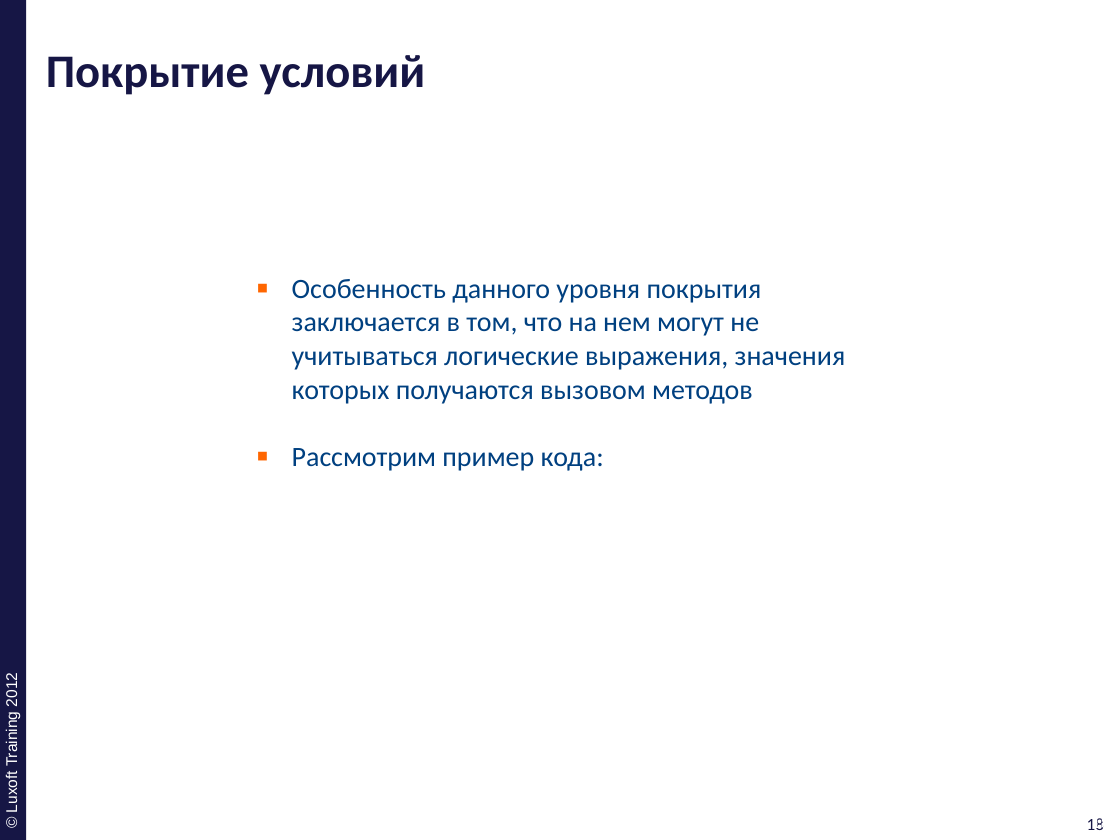
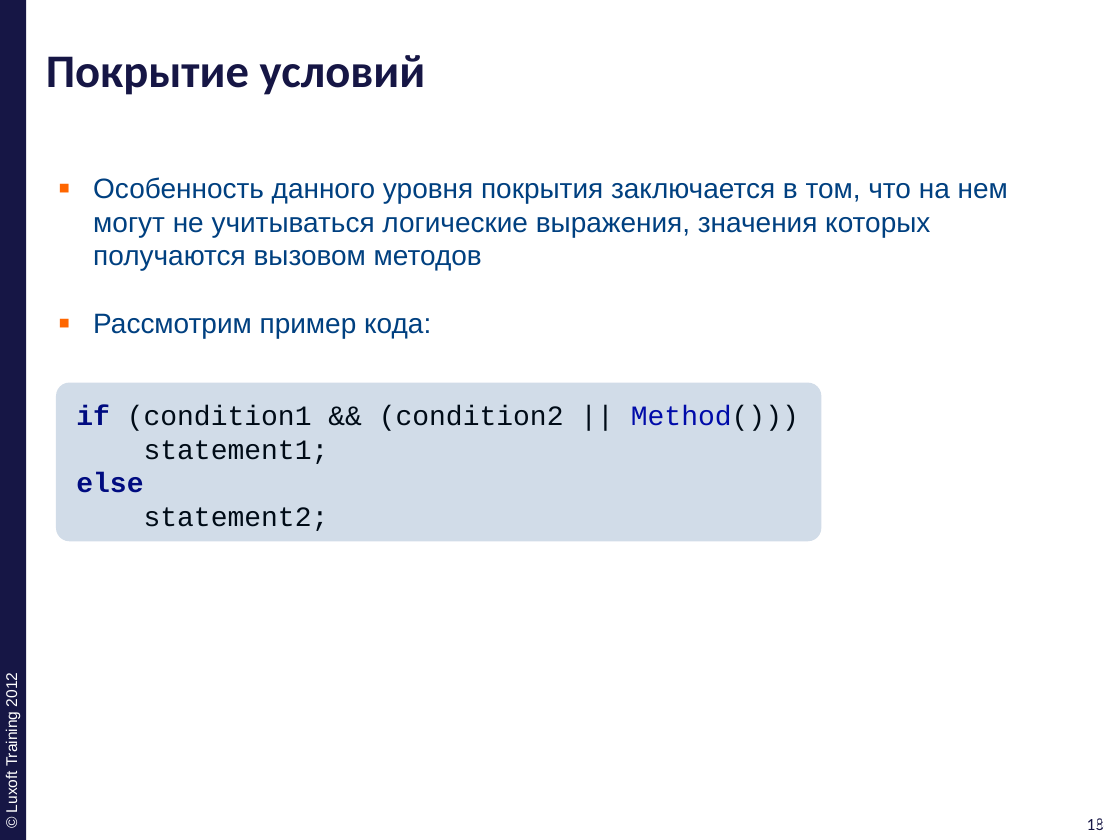
Before and after one commit to ivan-dyachenko/Trainings, a slide deck: slide 18 of Test Driven Development/materials/pptx/3. TDD-Code-Coverage.pptx. Drawn at 1120x840 pixels with LibreOffice and Linux fonts; fonts in the diff are those of the drawing; background and template pictures are left out. Boxes give left, top, right and bottom in pixels: in the first picture for what was removed or moved away, otherwise in the second. Text is boxed around its words. In the diff, an @@ line names an element or a change of style, - is before the commit and + after.

```diff
--- a/Test Driven Development/materials/pptx/3. TDD-Code-Coverage.pptx
+++ b/Test Driven Development/materials/pptx/3. TDD-Code-Coverage.pptx
@@ text "Особенность данного уровня покрытия заключается ...": place and size @@
-text "Особенность данного уровня покрытия заключается ..." at bbox=[292, 279, 846, 471]
+text "Особенность данного уровня покрытия заключается ..." at bbox=[93, 177, 1008, 338]
@@ text "Особенность данного уровня покрытия заключается ..." at bbox=[93, 177, 1008, 338]: font Calibri to Arial @@
@@ rounded rectangle added at bbox=[56, 383, 821, 542], fill #004080 at 18% opacity @@
@@ text added at bbox=[76, 405, 799, 531], 18 pt, text #000000 @@
+if (condition1 && (condition2 || Method()))
+statement1;
+else
+statement2;
```
Also in this commit, not shown: 36 other slides changed.
